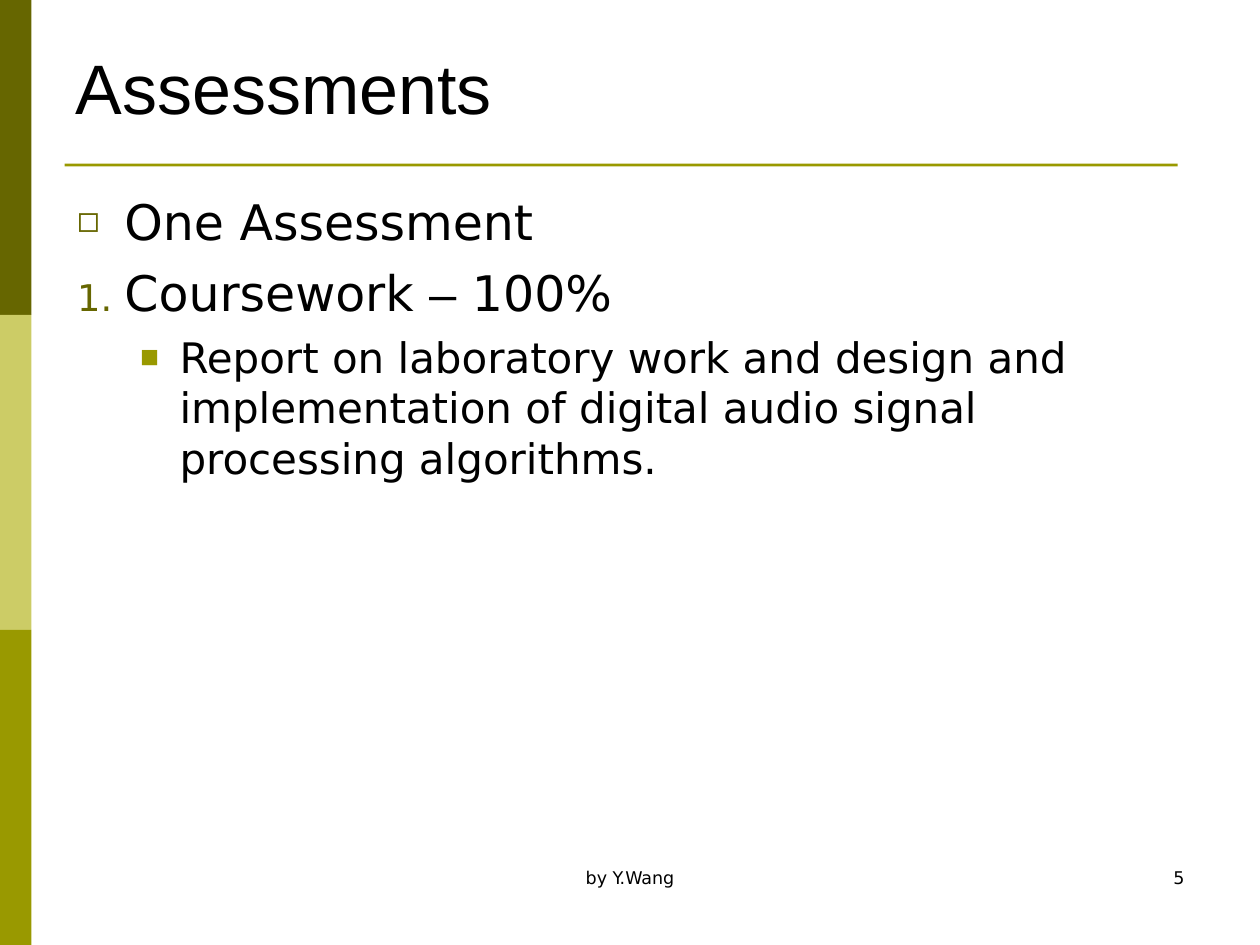
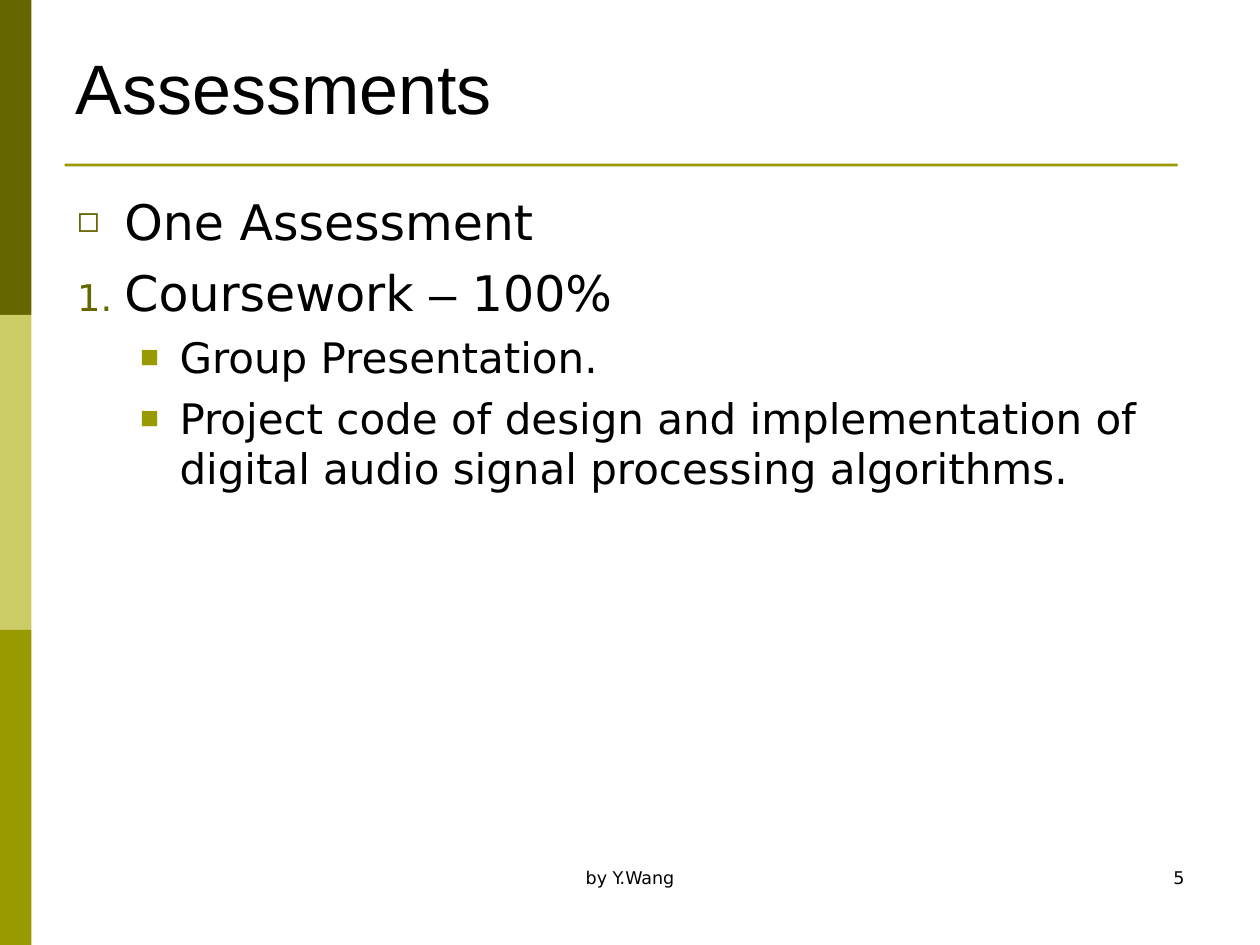
Before and after one commit to wyonghao/wyonghao.github.io, a slide deck: slide 5 of DSP2018/Lectures/A00_DSP Induction to the Module.ppt. Drawn at 1260x945 pixels with LibreOffice and Linux fonts; fonts in the diff are those of the drawing. Boxes give left, top, right and bottom in pixels: in the first picture for what was removed or moved away, otherwise in the second. Text is boxed around its words. In the diff, an @@ line names an element or a change of style, - is before the commit and + after.

Commit message:
new ppt0
ppt0

```diff
--- a/DSP2018/Lectures/A00_DSP Induction to the Module.ppt
+++ b/DSP2018/Lectures/A00_DSP Induction to the Module.ppt
@@ text at [180,341,1136,493]: text changed @@
-  ■ Report on laboratory work and design and implementation of digital audio signal processing algorithms.
+  ■ Group Presentation.
+  ■ Project code of design and implementation of digital audio signal processing algorithms.
```
Also in this commit, not shown: 2 other slides changed.
